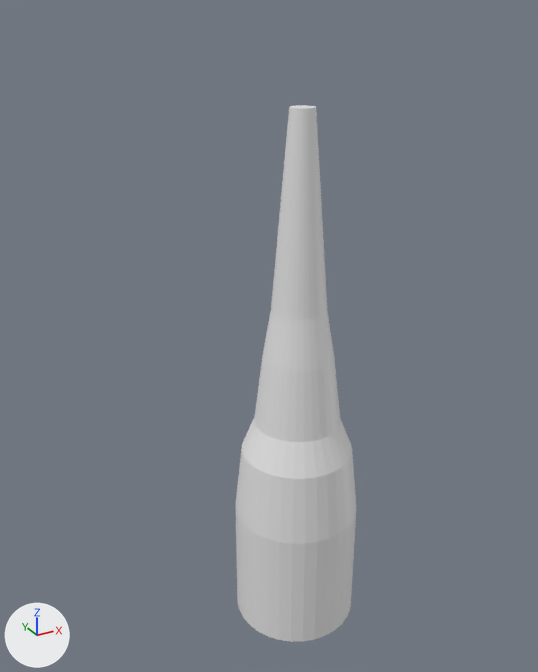
Before and after pictures for a commit that changed the Blender file Env_Tree_Normal_A.blend.
Camera for both pictures: a 50 mm camera at (-5.31, -8.74, 8.52) aimed at (-0.29, 0.39, 3.95). The axes (+X, +Y, +Z) are drawn at lower left. The lights are the same throughout. The first picture is the older version.
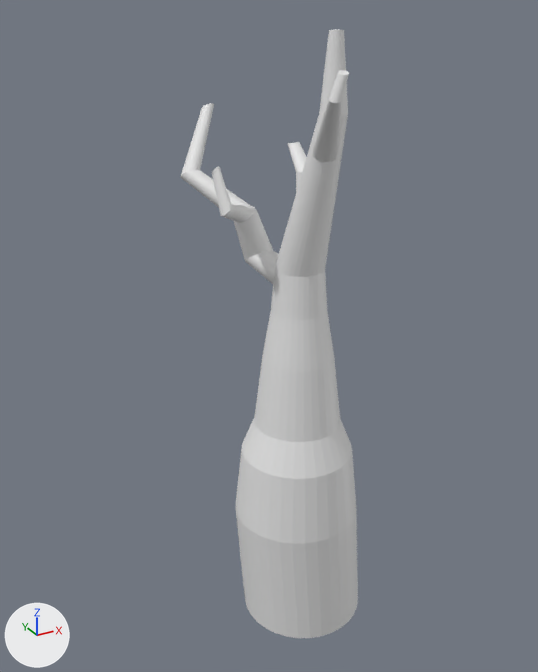
The change, as a diff of the scene's bpy script:
```diff
--- a/Env_Tree_Normal_A.blend.py
+++ b/Env_Tree_Normal_A.blend.py
@@ me_cylinder @@
 # used by ob_cylinder; location = (0.0, 0.0, 0.0)
-me_cylinder.from_pydata(...)  # 256 vertices, 226 faces; spans x -1.0..1.0, y -1.0..1.0, z -1.0..7.33
+me_cylinder.from_pydata(...)  # 771 vertices, 614 faces, 2 loose edges; spans x -1.59..1.15, y -1.74..2.13, z -1.0..8.29
+# me_cylinder part 1: a new loose piece of 160 vertices spanning x -1.22..0.3, y -0.28..2.13, z 4.7..7.21
+# me_cylinder part 2: a new loose piece of 128 vertices spanning x -0.61..0.17, y -1.64..-0.39, z 6.7..7.9
+# me_cylinder part 3: a new loose piece of 96 vertices spanning x -0.15..0.21, y -0.37..0.42, z 5.82..6.83
+# me_cylinder part 4: a new loose piece of 96 vertices spanning x -1.19..-0.48, y 0.0..0.65, z 5.74..6.6
+# me_cylinder part 5
+# 18 vertices in x -1.0..1.0, y -1.0..1.0, z -1.0 move by (0.15, 0.0, 0.0)
+# 14 vertices in x -0.98..0.71, y -0.98..0.98, z -1.0 move by (0.14, 0.0, 0.0)
+# me_cylinder part 6
+# 1 face is deleted
+# 26 vertices in x -0.18..0.18, y -0.18..0.18, z 7.33 move by (0.0, -0.74, 0.0)
+# 6 vertices in x -0.17..0.17, y -0.17..-0.03, z 7.33 move by (0.0, -0.75, 0.0)
+# 32 vertices are added at x -0.09..0.09, y -0.83..-0.65, z 8.29
+# 33 new faces join them
+# other edits to the shape of me_cylinder do not show in these pictures
```

Pixel boxes (x1, y1, x2, y2) of what changed, in the pictures (538 x 672 px; the box of a moved part takes in the faces that stretch with it):
'Cylinder', reshaped (47% wider, 13% taller): before (236, 105, 356, 642); after (181, 30, 358, 638)
part 1 of me_cylinder, added: after (181, 103, 279, 284)
part 2 of me_cylinder, added: after (312, 70, 349, 162)
part 3 of me_cylinder, added: after (288, 142, 307, 192)
part 4 of me_cylinder, added: after (212, 166, 255, 223)
part 5 of me_cylinder, moved or reshaped: before (236, 512, 356, 642); after (236, 509, 358, 638)
part 6 of me_cylinder, built on: before (275, 105, 325, 277); after (275, 30, 348, 277)
